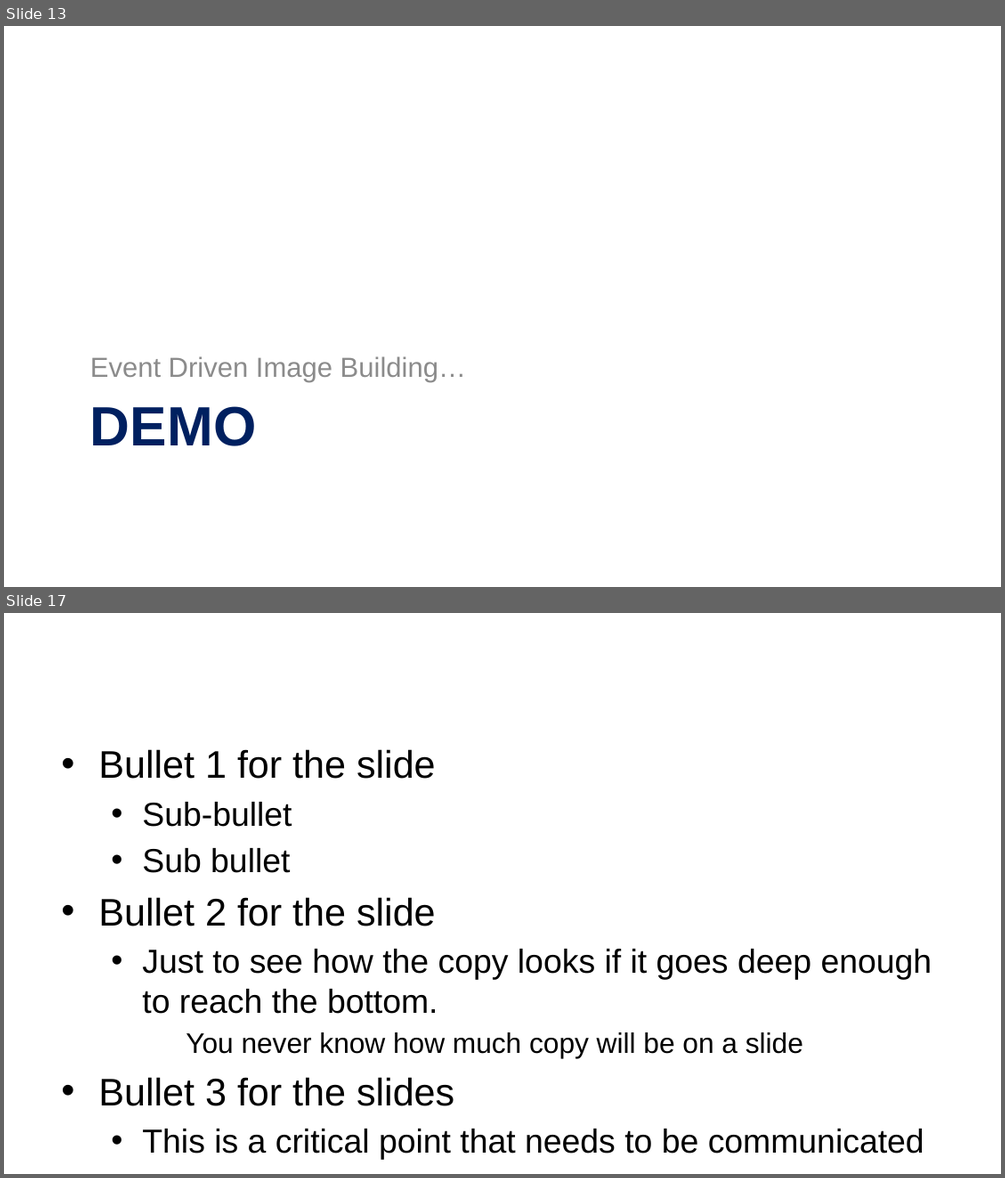
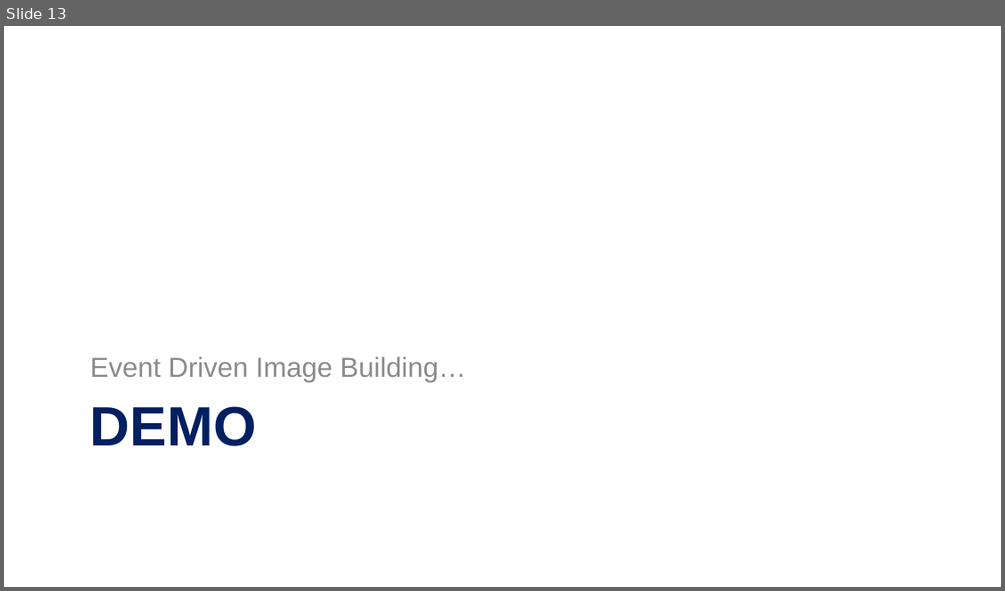
Before and after one commit to SteveLasker/Presentations, a slide deck: CloudContainersLive19-OSandFxPatching.pptx. Shown one above the other, each under a label of ours: slides 13 and 17 before the commit, slide 13 after it; the slides between them are not shown. The pictures are 1005x1178 and 1005x591 pixels, drawn with LibreOffice and Linux fonts; fonts in the diff are those of the drawing; background and template pictures are left out. Boxes give left, top, right and bottom in pixels: in the first picture for what was removed or moved away, otherwise in the second. Text is boxed around its words. In the diff, an @@ line names an element or a change of style, - is before the commit and + after.

```diff
--- a/CloudContainersLive19-OSandFxPatching.pptx
+++ b/CloudContainersLive19-OSandFxPatching.pptx
@@ slide 17 removed at box(4, 613, 1001, 1174), background picture (left out) @@
@@ text removed at box(98, 749, 932, 1159) @@
-• Bullet 1 for the slide
-  • Sub-bullet
-  • Sub bullet
-• Bullet 2 for the slide
-  • Just to see how the copy looks if it goes deep enough to reach the bottom.
-    You never know how much copy will be on a slide
-• Bullet 3 for the slides
-  • This is a critical point that needs to be communicated
```
Also in this commit, not shown: 6 slides changed, 1 slide added, 1 other slide removed, 1 other file.
